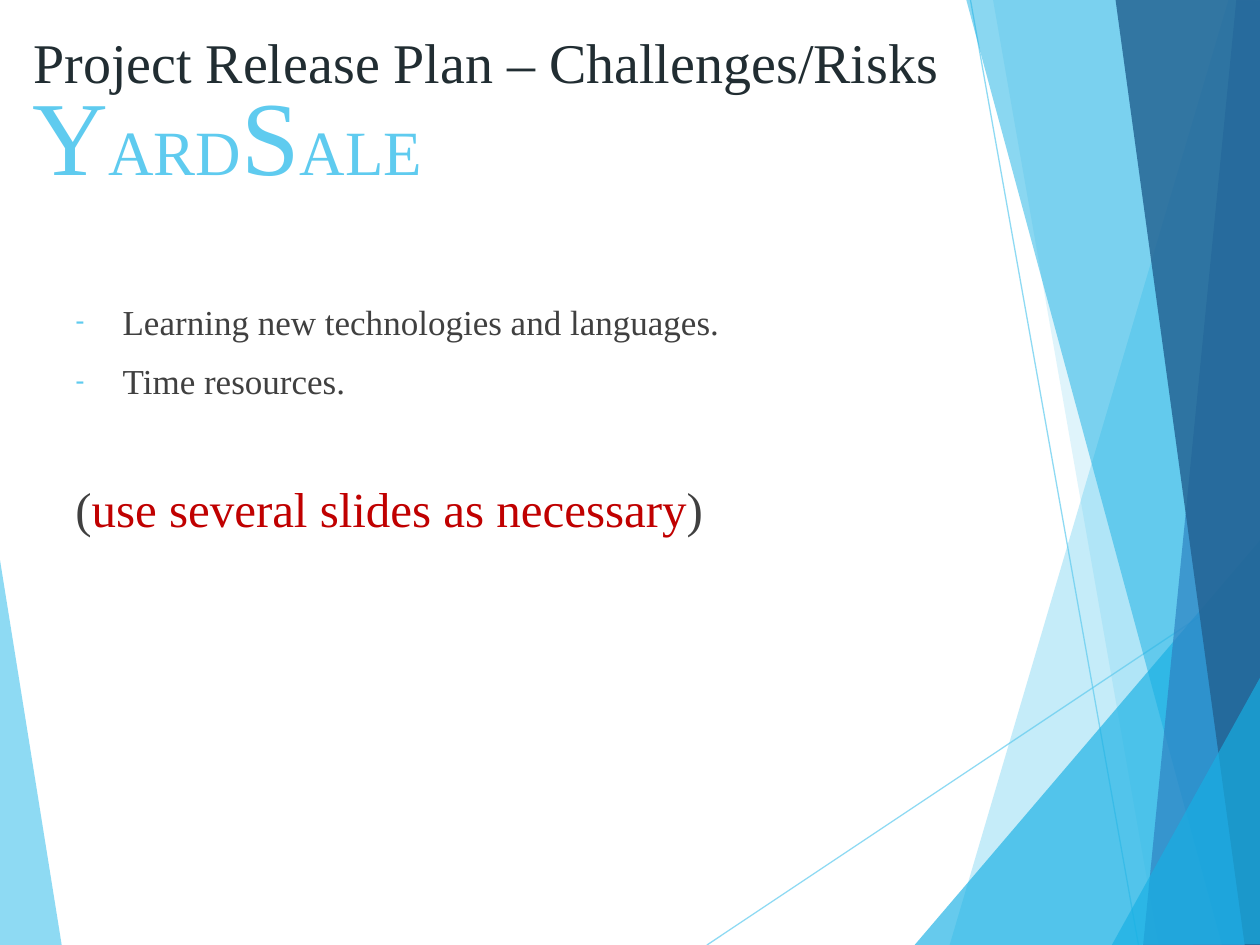
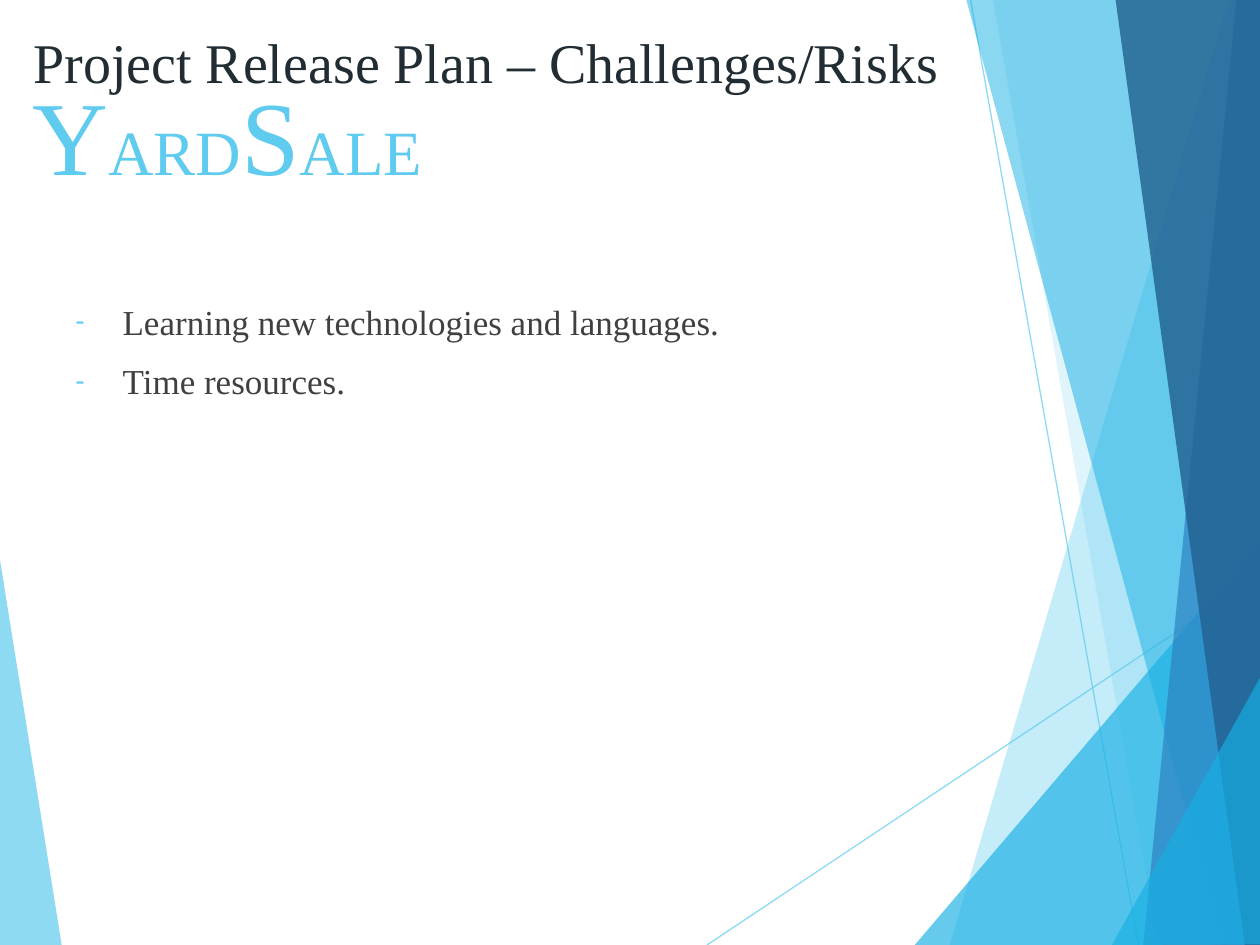
Before and after one commit to wang1kevin1/YardSale, a slide deck: slide 7 of Documents/ProjectRelease_v1.0.ppt. Drawn at 1260x945 pixels with LibreOffice and Linux fonts; fonts in the diff are those of the drawing. Boxes give left, top, right and bottom in pixels: in the first picture for what was removed or moved away, otherwise in the second. Text is boxed around its words. In the diff, an @@ line names an element or a change of style, - is before the commit and + after.

```diff
--- a/Documents/ProjectRelease_v1.0.ppt
+++ b/Documents/ProjectRelease_v1.0.ppt
@@ text at <box>75,493,703,537</box>: paragraph removed @@
-(use several slides as necessary)
```
Also in this commit, not shown: 1 other slide changed.
